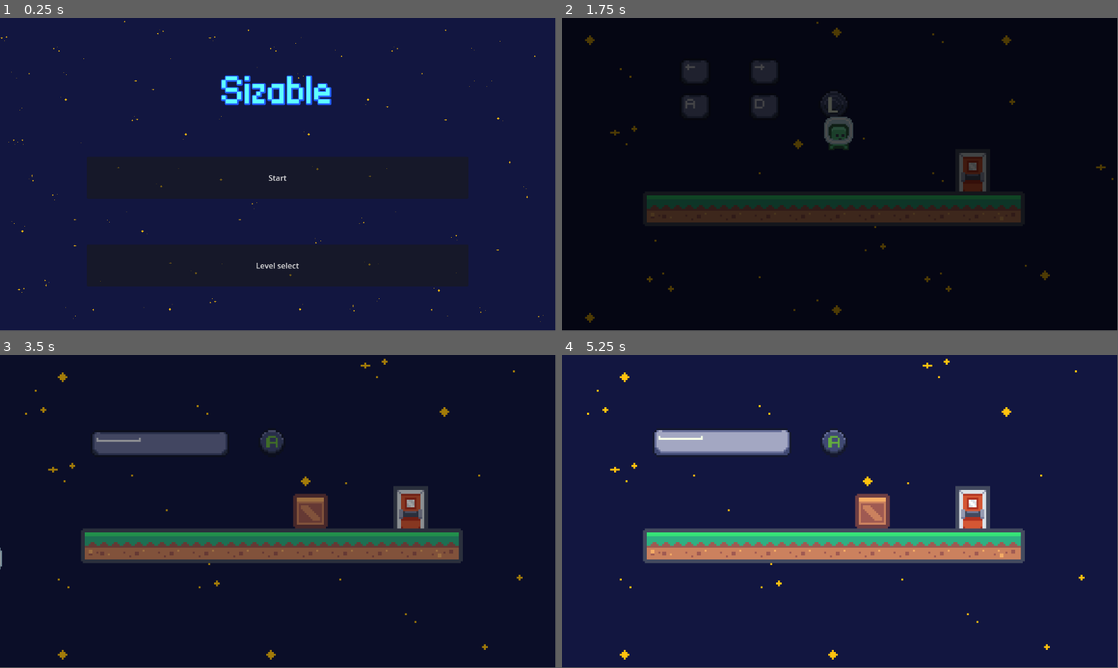
Above: before the commit, frames 1-4 (two rows, left to right).
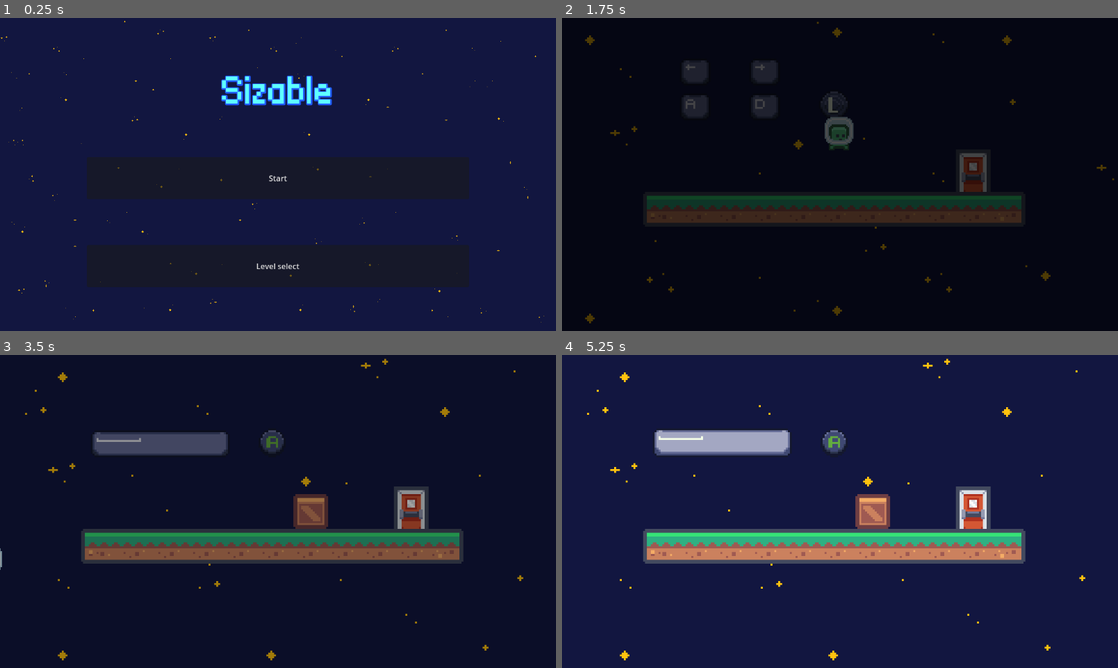
Above: after the commit, the same moments.

Repository: E-Be/GMTK_GJ2024
Game: Godot game, scene res://scenes/levels/levelWorld.tscn
The game is run twice, just before and just after one commit, with the same random seed, the same clock (stepped at 60 frames per second) and the same inputs.
Inputs (mouse positions are in pixels of both pictures, inside the frame that each line leads up to):
- Up to frame 1 (0.25 s): no input
- Up to frame 2 (1.75 s): click "Start" at 0.5 s; move the mouse to (962, 158) at 1.27 s; hold D (move_right) from 1.28 s (still down); tap S (look_down) at 1.35 s; tap Space (jump) at 1.52 s
- Up to frame 3 (3.5 s): move the mouse to (166, 527) at 2.02 s; tap W (look_up) at 2.1 s; tap Space (jump) at 2.27 s; move the mouse to (333, 442) at 2.77 s; release D (move_right) at 2.78 s; hold A (move_left) from 2.78 s (still down); hold Right mouse button (shoot_minus) from 2.78 s (still down)
- Up to frame 4 (5.25 s): move the mouse to (812, 574) at 3.52 s; release A (move_left) at 3.53 s; release Right mouse button (shoot_minus) at 3.53 s; hold D (move_right) 3.53-5.03 s; click (812, 574) at 3.6 s; tap Space (jump) at 3.77, 4.52 s; move the mouse to (1006, 558) at 4.27 s; tap S (look_down) at 4.35 s; move the mouse to (673, 464) at 5.02 s; hold A (move_left) from 5.03 s (still down); tap W (look_up) at 5.1 s
In our replay, the window is 799x449 before the commit and 800x450 after it. These sizes can differ from the game's own. Grey fills any space a smaller window leaves; there, only what the larger window draws over its background counts as a difference.

The runs differ from the first frame. In frame 1, 0.9% of the frame differs, in the area x 1-98%, y 0-98%; in frame 2, 0.4%; in frame 3, 1.1%; in frame 4, 1.7%, in the area x 4-95%, y 1-98%.

Commit message:
Fullscreen working

Diff:
--- a/project.godot
+++ b/project.godot
@@ -19,6 +19,10 @@
 
 SceneManager="*res://autoload/scene_manager.tscn"
 SoundManager="*res://autoload/sound_manager.tscn"
+
+[display]
+
+window/stretch/mode="viewport"
 
 [input]
 
--- a/scenes/title_screen.tscn
+++ b/scenes/title_screen.tscn
@@ -1,7 +1,7 @@
 [gd_scene load_steps=8 format=3 uid="uid://6xf46usgtirp"]
 
 [ext_resource type="Script" path="res://scripts/title_screen.gd" id="1_be6yt"]
-[ext_resource type="Texture2D" uid="uid://npmyqbvx3no4" path="res://sprites/TileMaps/Background.png" id="2_b5ty3"]
+[ext_resource type="Texture2D" uid="uid://npmyqbvx3no4" path="res://sprites/TIleMaps/Background.png" id="2_b5ty3"]
 [ext_resource type="FontFile" uid="uid://dyk5seluywc3r" path="res://sprites/Font/at01.ttf" id="3_xppjo"]
 
 [sub_resource type="TileSetAtlasSource" id="TileSetAtlasSource_kkao2"]
